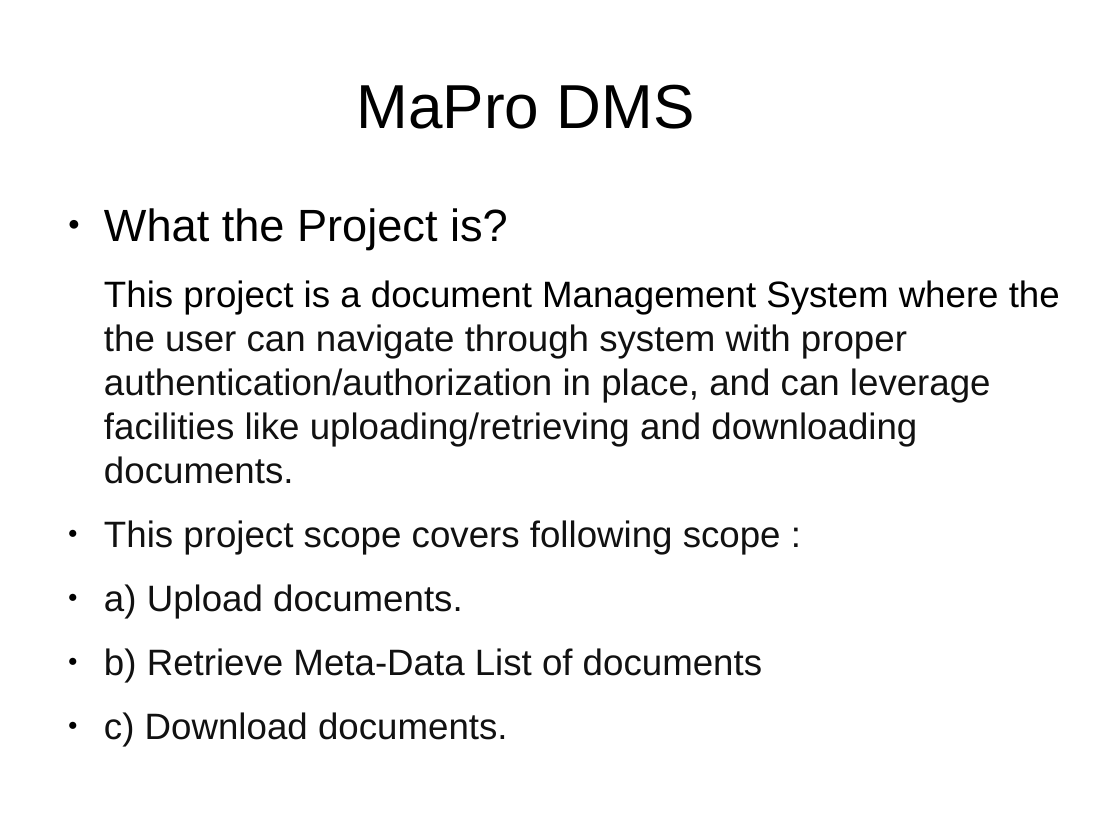
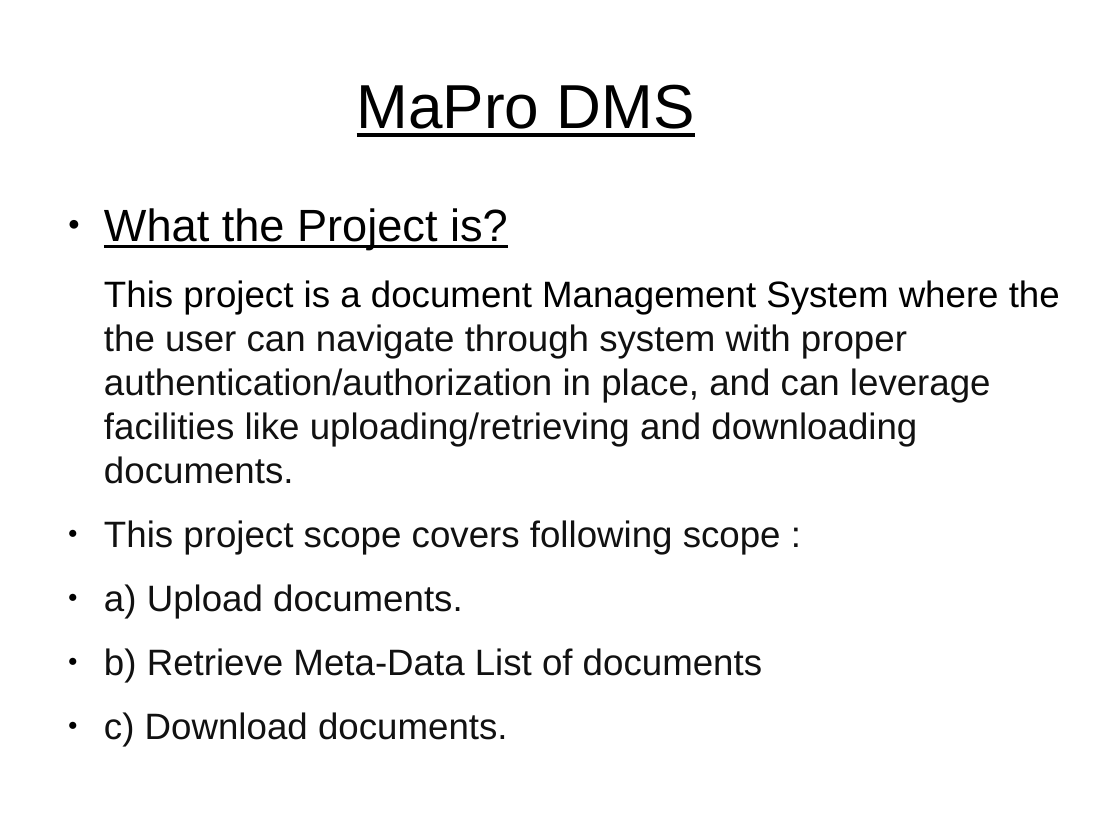
Before and after one commit to prmudgal/documentManagement, a slide deck: slide 2 of MaProDMS_Presentation.odp. Drawn at 1120x840 pixels with LibreOffice and Linux fonts; fonts in the diff are those of the drawing. Boxes give left, top, right and bottom in pixels: in the first picture for what was removed or moved away, otherwise in the second. Text is boxed around its words. In the diff, an @@ line names an element or a change of style, - is before the commit and + after.

```diff
--- a/MaProDMS_Presentation.odp
+++ b/MaProDMS_Presentation.odp
@@ title "MaPro DMS" at [357,84,695,137]: underline on @@
@@ text at [104,208,508,250]: underline on in "What the Project is?" @@
```
Also in this commit, not shown: 11 other slides changed, 1 slide added, 1 other file.
